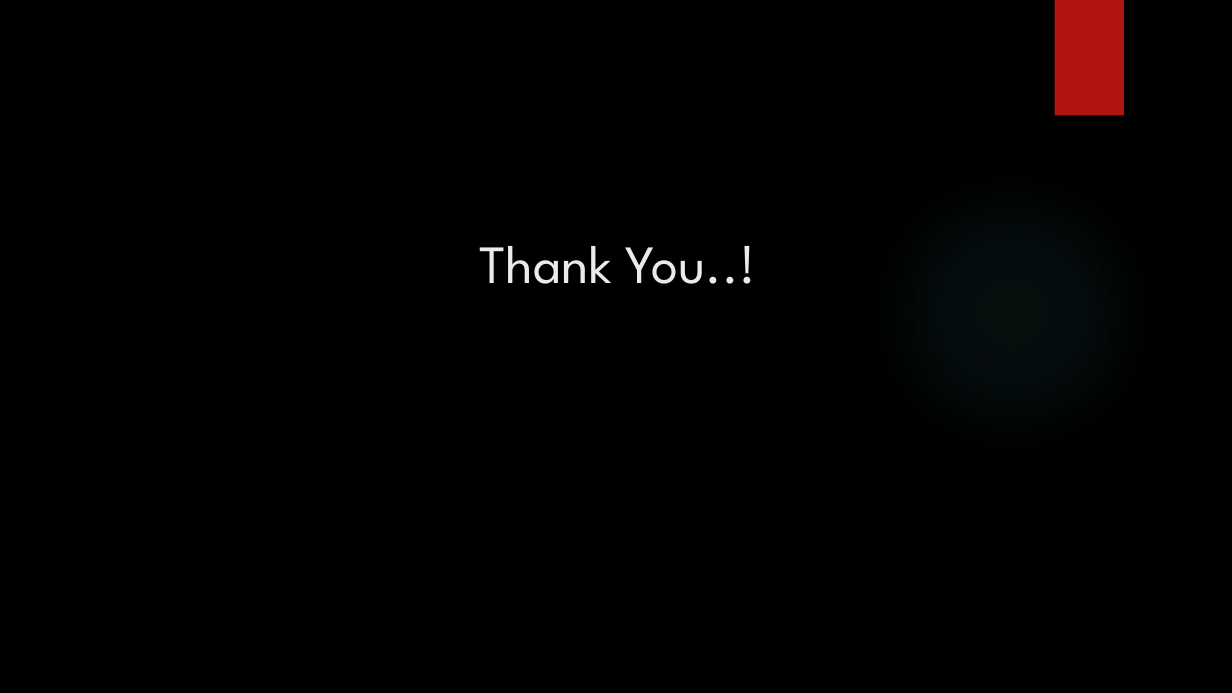
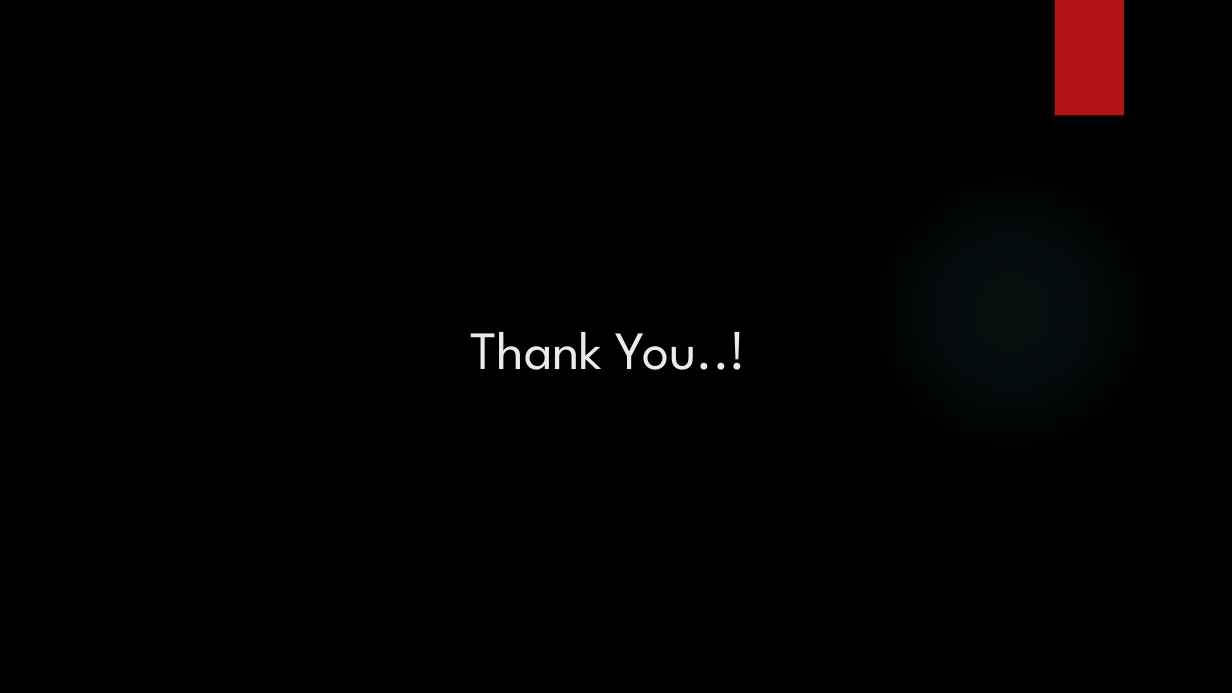
Before and after one commit to diunuge/Paper---Automatic-Assessment-of-Student-Answers-Consisting-of-Venn-and-Euler-Diagrams, a slide deck: slide 17 of paper - Computer Understanding of Venn & Euler Diagrams/conference presentation/ICTer Presentation.pptx. Drawn at 1232x693 pixels with LibreOffice and Linux fonts; fonts in the diff are those of the drawing; background and template pictures are left out. Boxes give left, top, right and bottom in pixels: in the first picture for what was removed or moved away, otherwise in the second. Text is boxed around its words. In the diff, an @@ line names an element or a change of style, - is before the commit and + after.

```diff
--- a/paper - Computer Understanding of Venn & Euler Diagrams/conference presentation/ICTer Presentation.pptx
+++ b/paper - Computer Understanding of Venn & Euler Diagrams/conference presentation/ICTer Presentation.pptx
@@ title "Thank You..!": place and size @@
-title "Thank You..!" at (479, 246, 756, 284)
+title "Thank You..!" at (470, 332, 747, 370)
```
Also in this commit, not shown: 13 other slides changed.
